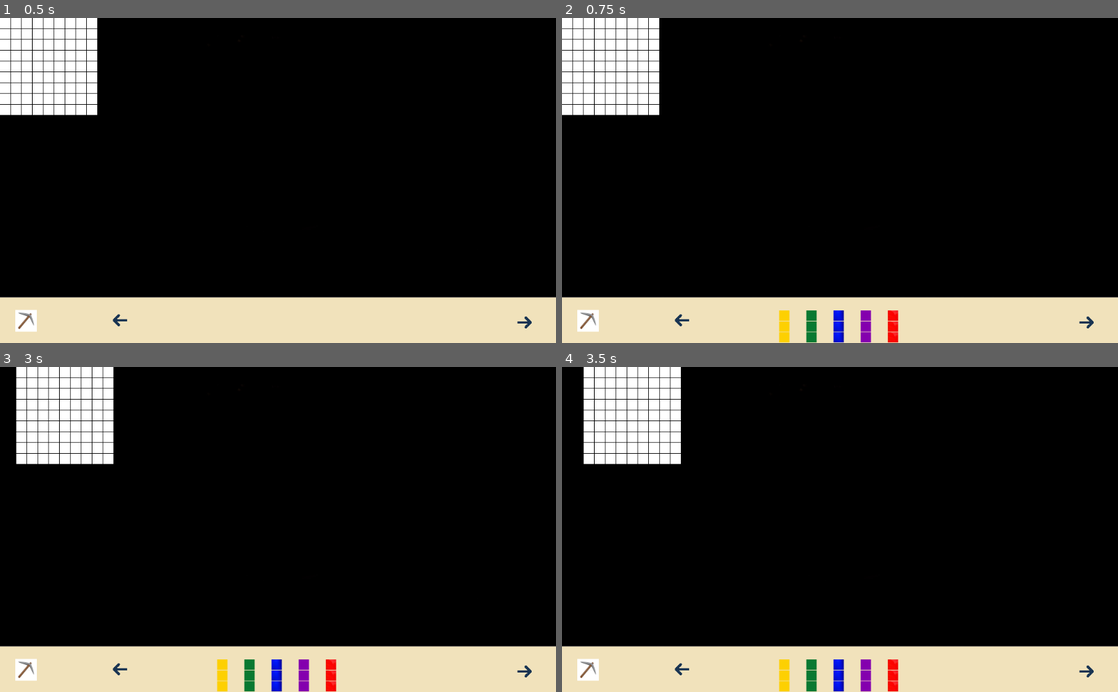
Above: before the commit, frames 1-4 (two rows, left to right).
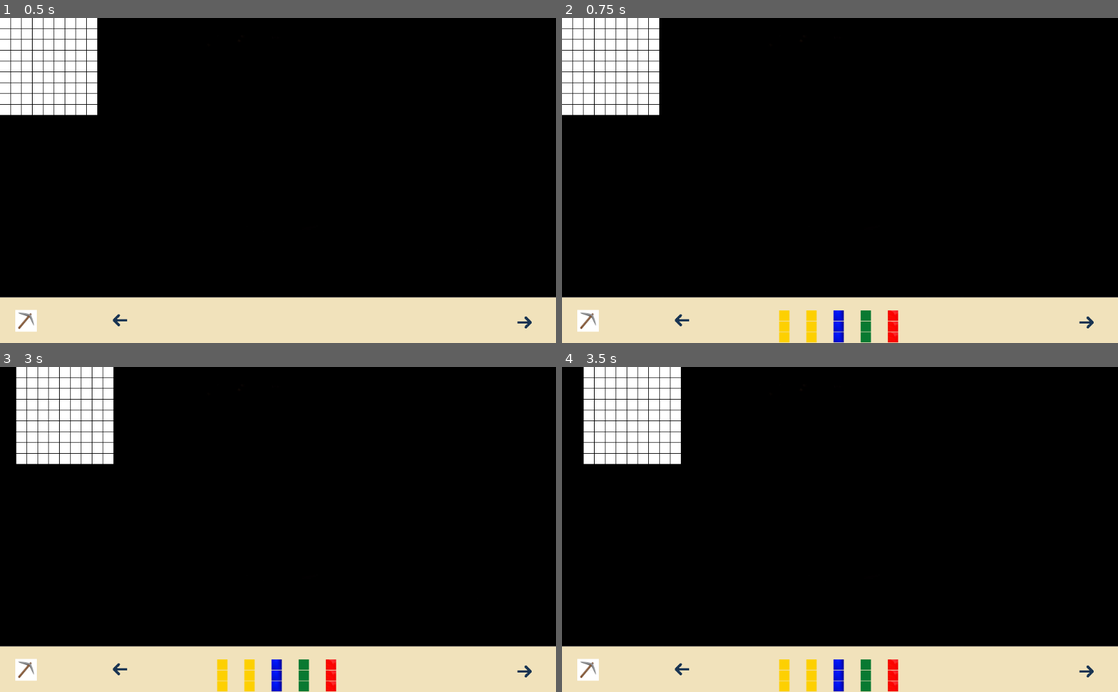
Above: after the commit, the same moments.

Repository: tartempion-sdr/chromino-V2
Game: Godot game, scene res://Node2D.tscn
The game is run twice, just before and just after one commit, with the same random seed, the same clock (stepped at 60 frames per second) and the same inputs.
Inputs (mouse positions are in pixels of both pictures, inside the frame that each line leads up to):
- Up to frame 1 (0.5 s): no input
- Up to frame 2 (0.75 s): click (589, 320) at 0.5 s
- Up to frame 3 (3 s): click (122, 669) at 1.25 s; click (522, 672) at 2 s; tap Enter at 2.75 s; move the mouse to (400, 513) at 2.77 s; hold Right from 2.78 s (still down); click (400, 513) at 2.92 s
- Up to frame 4 (3.5 s): keep holding Right

Frame 1 is identical in both runs. In frame 2, 0.4% of the frame differs, in the area x 43-56%, y 89-100%; in frame 3, 0.4%; in frame 4, 0.4%.

Commit message:
hazard 1

Diff:
--- a/Node2D.gd
+++ b/Node2D.gd
@@ -31,8 +31,6 @@
 [violet, violet, violet],
 [rouge, rouge, rouge]]
 
-
-
 var list_position_pioche_jetons = [(Vector2(400, 560)),
 (Vector2(450, 560)),
 (Vector2(500, 560)),
@@ -42,10 +40,14 @@
 (Vector2(700, 560))]
 
 var list_affihe_position_porte_jetons = []
-
+var random = RandomNumberGenerator.new()
+var hazard
 func _ready():
 
-	print(list_position_pioche_jetons)
+
+	random.randomize()
+
+
 	pos_plateau()
 
 
@@ -105,12 +107,16 @@
 	print(taille)
 
 func pioche_jetons(d):
+
+	hazard = random.randi_range(0, 4)
+	print("random" + str(hazard))
+
 	var instance_jeton = scene_jeton.instance()
 	instance_jeton.position = list_position_pioche_jetons[d]
 	instance_jeton.visible = true
-	instance_jeton.get_node("CollisionShape2D/Spritemilieu/Spritehaut").texture = list_couleurs_jetons[d][0]
-	instance_jeton.get_node("CollisionShape2D/Spritemilieu").texture = list_couleurs_jetons[d][1]
-	instance_jeton.get_node("CollisionShape2D/Spritemilieu/Spritebas").texture = list_couleurs_jetons[d][2]
+	instance_jeton.get_node("CollisionShape2D/Spritemilieu/Spritehaut").texture = list_couleurs_jetons[hazard][0]
+	instance_jeton.get_node("CollisionShape2D/Spritemilieu").texture = list_couleurs_jetons[hazard][1]
+	instance_jeton.get_node("CollisionShape2D/Spritemilieu/Spritebas").texture = list_couleurs_jetons[hazard][2]
 	add_child(instance_jeton)
 
 
